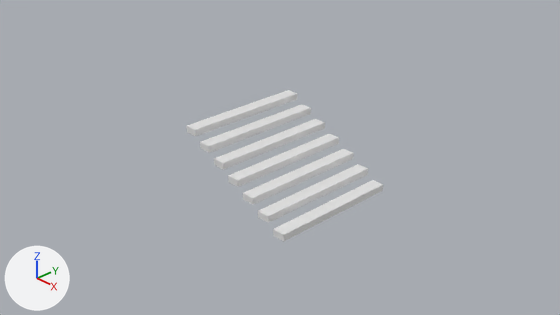
Two versions of the Blender file three/static/blender/16.blend, one commit apart.
One viewpoint serves both versions: the file's camera 'Camera'. Arrows for +X, +Y and +Z are at lower left; the lights stay in place.
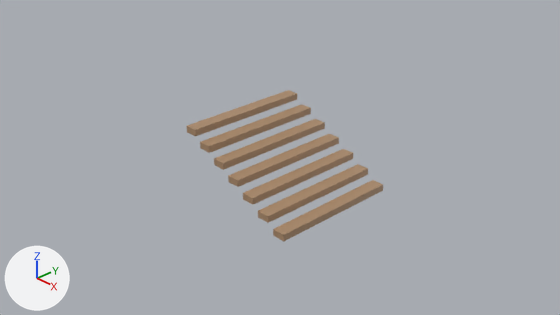
The newer file is also turned or shifted as a whole; pictures and numbers use the older file's frame.

What differs and where, as boxes (x1, y1, x2, y2) in the pictures (560 x 315 px):
'Cube.003', recoloured
    both: (186, 90, 383, 241)

Edits to the bpy script that builds the scene:
```text
Change mat_material_003:
    mat_material_003.base_color: (0.8, 0.8, 0.8) -> (0.418, 0.262, 0.15)  # white #e7e7e7 -> brown #ad8c6c
Change mat_material:
    mat_material.base_color: (0.8, 0.8, 0.8) -> (0.418, 0.262, 0.15)  # white #e7e7e7 -> brown #ad8c6c
Change mat_material_001:
    mat_material_001.base_color: (0.8, 0.8, 0.8) -> (0.418, 0.262, 0.15)  # white #e7e7e7 -> brown #ad8c6c
Change mat_material_002:
    mat_material_002.base_color: (0.8, 0.8, 0.8) -> (0.418, 0.262, 0.15)  # white #e7e7e7 -> brown #ad8c6c
Change mat_material_004:
    mat_material_004.base_color: (0.8, 0.8, 0.8) -> (0.418, 0.262, 0.15)  # white #e7e7e7 -> brown #ad8c6c
Change mat_material_005:
    mat_material_005.base_color: (0.8, 0.8, 0.8) -> (0.418, 0.262, 0.15)  # white #e7e7e7 -> brown #ad8c6c
Change mat_material_006:
    mat_material_006.base_color: (0.8, 0.8, 0.8) -> (0.418, 0.262, 0.15)  # white #e7e7e7 -> brown #ad8c6c
```
